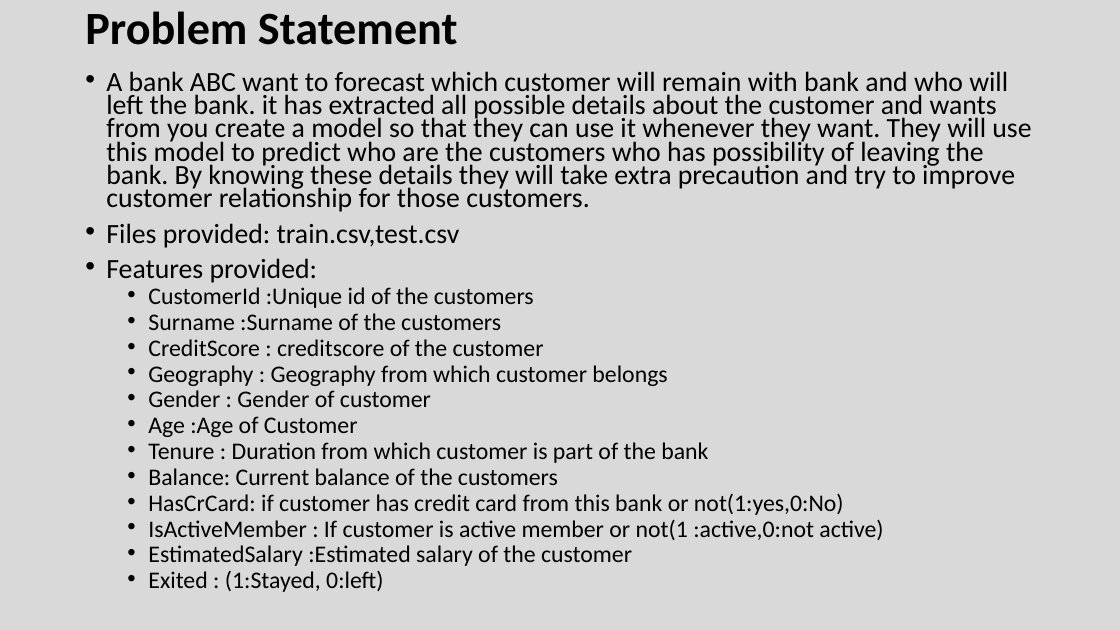
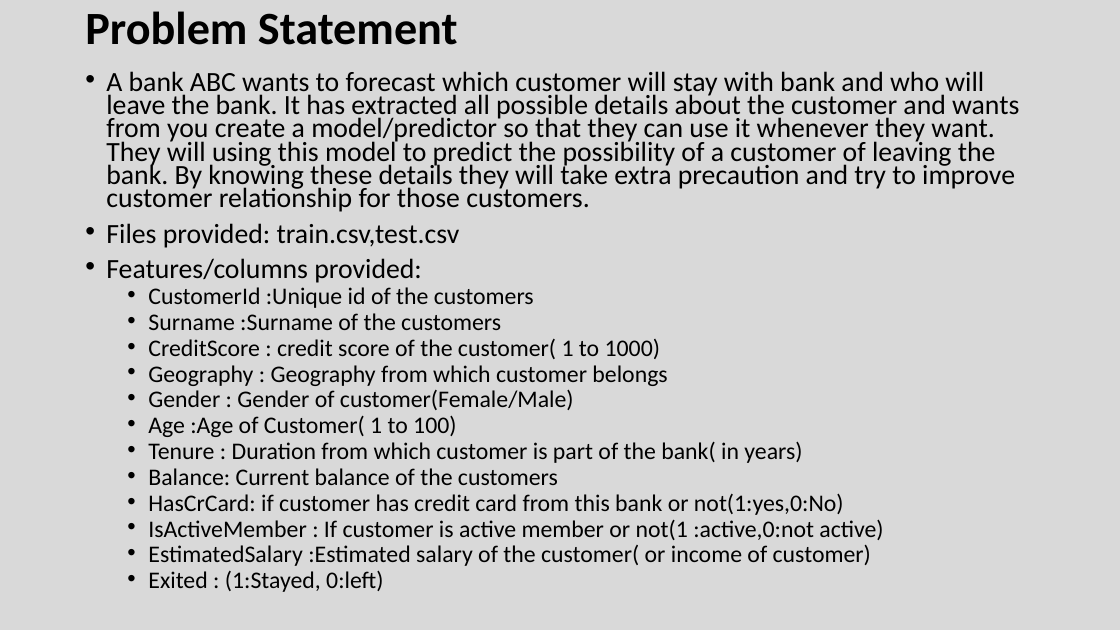
Before and after one commit to Vkrntkmrsngh/Machine-Learning-Training, a slide deck: slide 24 of Introduction TO DATA SCIENCE_Training.pptx (slide 26 before the commit). Drawn at 1120x630 pixels with LibreOffice and Linux fonts; fonts in the diff are those of the drawing. Boxes give left, top, right and bottom in pixels: in the first picture for what was removed or moved away, otherwise in the second. Text is boxed around its words. In the diff, an @@ line names an element or a change of style, - is before the commit and + after.

```diff
--- a/Introduction TO DATA SCIENCE_Training.pptx
+++ b/Introduction TO DATA SCIENCE_Training.pptx
@@ text at (106, 71, 1019, 212): text changed @@
-• A bank ABC want to forecast which customer will remain with bank and who will left the bank. it has extracted all possible details about the customer and wants from you create a model so that they can use it whenever they want. They will use this model to predict who are the customers who has possibility of leaving the bank. By knowing these details they will take extra precaution and try to improve customer relationship for those customers.
+• A bank ABC wants to forecast which customer will stay with bank and who will leave the bank. It has extracted all possible details about the customer and wants from you create a model/predictor so that they can use it whenever they want. They will using this model to predict the possibility of a customer of leaving the bank. By knowing these details they will take extra precaution and try to improve customer relationship for those customers.
@@ text at (106, 258, 422, 283): text changed @@
-• Features provided:
+• Features/columns provided:
@@ text at (148, 339, 660, 359): text changed @@
-  • CreditScore : creditscore of the customer
+  • CreditScore : credit score of the customer( 1 to 1000)
@@ text at (148, 389, 802, 463): text changed @@
-  • Gender : Gender of customer
-  • Age :Age of Customer
-  • Tenure : Duration from which customer is part of the bank
+  • Gender : Gender of customer(Female/Male)
+  • Age :Age of Customer( 1 to 100)
+  • Tenure : Duration from which customer is part of the bank( in years)
@@ text at (148, 545, 871, 566): text changed @@
-  • EstimatedSalary :Estimated salary of the customer
+  • EstimatedSalary :Estimated salary of the customer( or income of customer)
```
Also in this commit, not shown: 10 other slides changed, 2 slides added, 3 slides removed, 1 other file.
